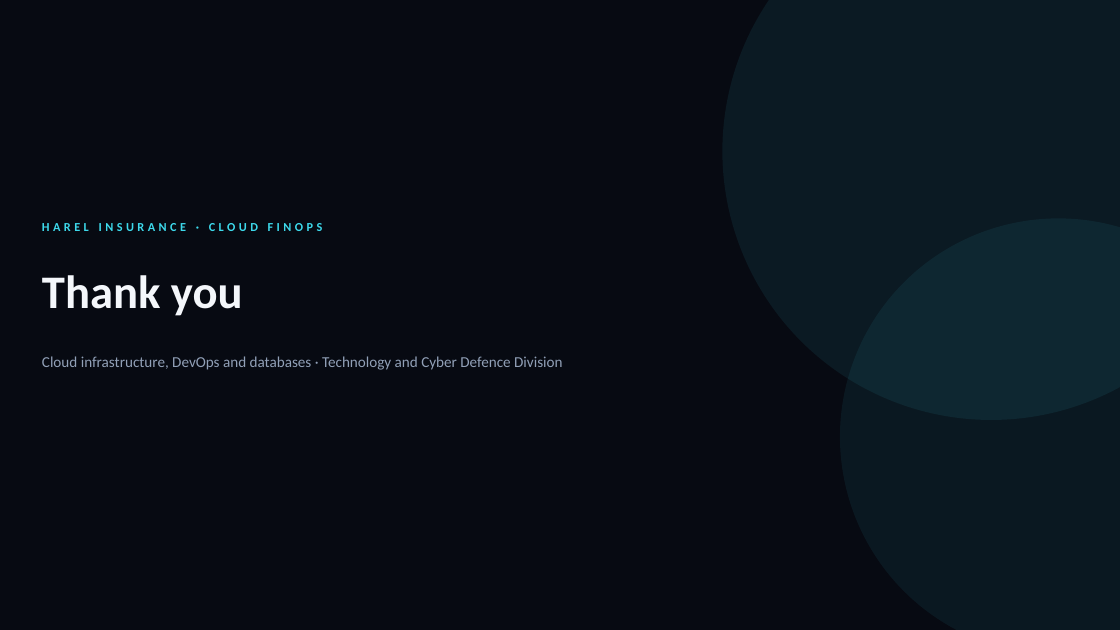
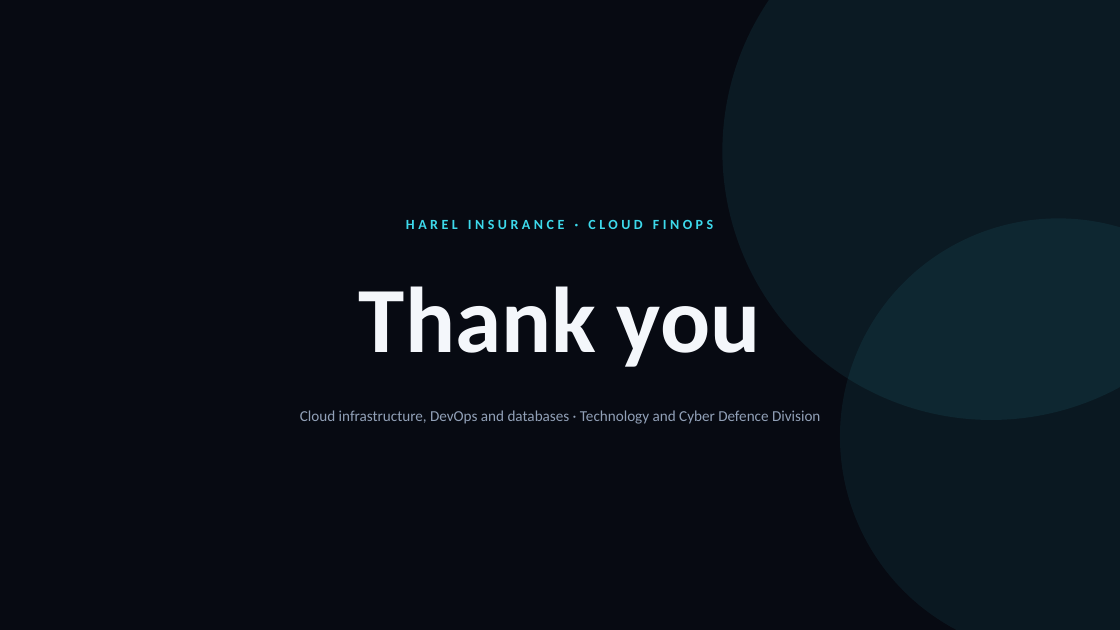
Before and after one commit to arielga5-code/Finops, a slide deck: slide 40 of deck/Cloud_FinOps_Harel_2026.pptx. Drawn at 1120x630 pixels with LibreOffice and Linux fonts; fonts in the diff are those of the drawing. Boxes give left, top, right and bottom in pixels: in the first picture for what was removed or moved away, otherwise in the second. Text is boxed around its words. In the diff, an @@ line names an element or a change of style, - is before the commit and + after.

```diff
--- a/deck/Cloud_FinOps_Harel_2026.pptx
+++ b/deck/Cloud_FinOps_Harel_2026.pptx
@@ text "HAREL INSURANCE · CLOUD FINOPS" moved from (x1=42, y1=223, x2=323, y2=231) to (x1=406, y1=220, x2=713, y2=229) @@
@@ text "HAREL INSURANCE · CLOUD FINOPS" at (x1=406, y1=220, x2=713, y2=229): size 10.5 to 12 pt; alignment left to centre @@
@@ text "Thank you" moved from (x1=42, y1=275, x2=243, y2=316) to (x1=359, y1=286, x2=760, y2=367) @@
@@ text "Thank you" at (x1=359, y1=286, x2=760, y2=367): size 40 to 80 pt; alignment left to centre @@
@@ text "Cloud infrastructure, DevOps and databases ..." moved from (x1=42, y1=356, x2=562, y2=370) to (x1=300, y1=410, x2=820, y2=424) @@
@@ text "Cloud infrastructure, DevOps and databases ..." at (x1=300, y1=410, x2=820, y2=424): alignment left to centre @@
```
Also in this commit, not shown: 2 other files.
